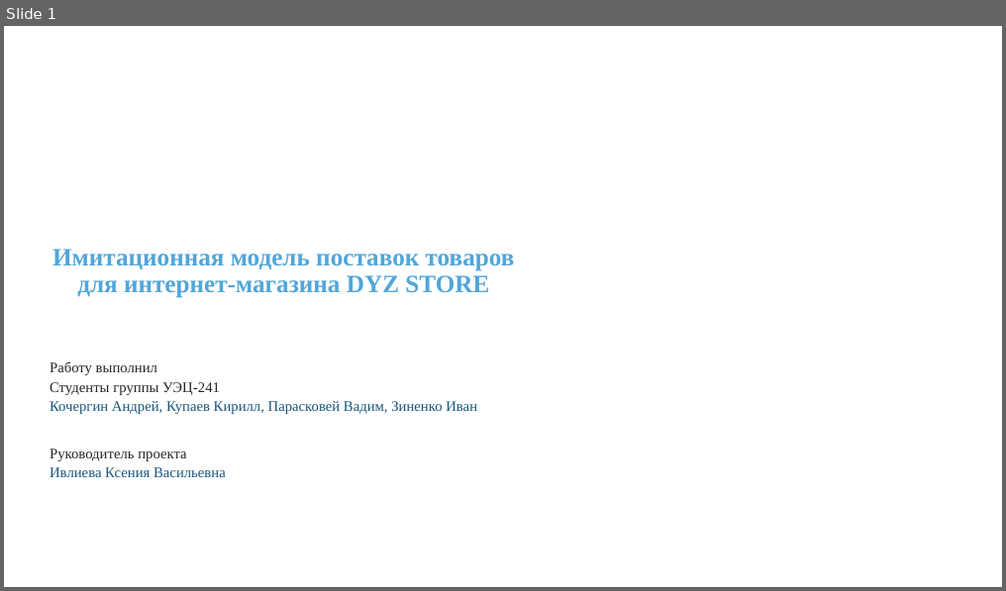
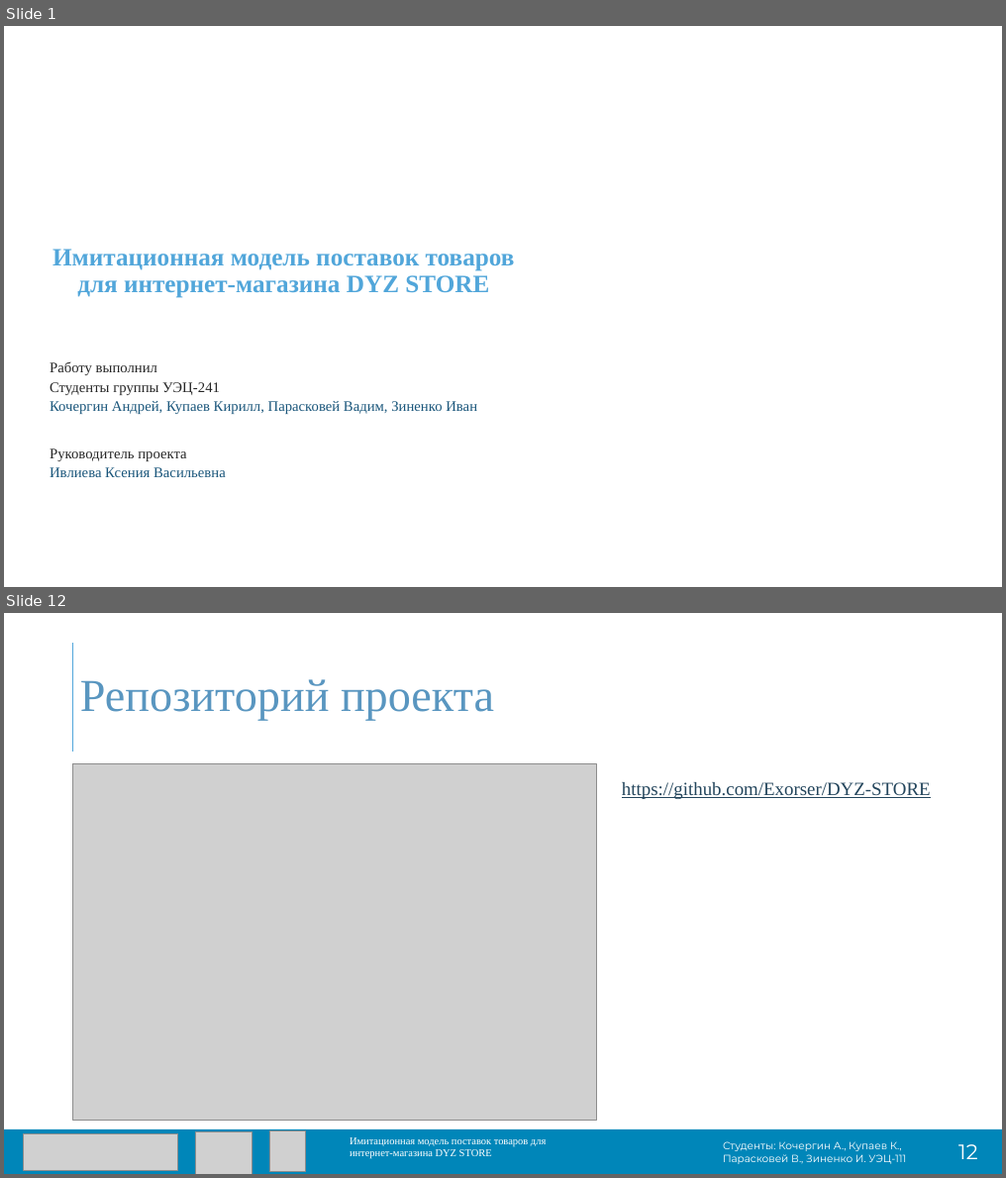
Before and after one commit to Exorser/DYZ-STORE, a slide deck: Postavki (1).pptx. Shown one above the other, each under a label of ours: slide 1 before the commit, slides 1 and 12 after it; the slides between them are not shown. The pictures are 1006x591 and 1006x1178 pixels, drawn with LibreOffice and Linux fonts; fonts in the diff are those of the drawing; grey boxes stand for pictures; background and template pictures are left out. Boxes give left, top, right and bottom in pixels: in the first picture for what was removed or moved away, otherwise in the second. Text is boxed around its words. In the diff, an @@ line names an element or a change of style, - is before the commit and + after.

```diff
--- a/Postavki (1).pptx
+++ b/Postavki (1).pptx
@@ slide 12 added at [4,613,1002,1174], background #FFFFFF @@
@@ line added from (73, 643) to (73, 752), #51A6DB 1 pt @@
@@ title added at [80,679,494,721], 44 pt, text #5996C0 @@
+Репозиторий проекта
@@ picture added at [73,764,597,1121] @@
@@ text added at [622,782,931,799], 18 pt, text #23455C, underline @@
+https://github.com/Exorser/DYZ-STORE
@@ rectangle added at [4,1130,1002,1174], fill #0086B9 @@
@@ picture added at [23,1134,177,1170] @@
@@ picture added at [196,1132,252,1174] @@
@@ picture added at [269,1131,305,1172] @@
@@ text added at [350,1138,546,1159], 10 pt, text #FFFFFF @@
+Имитационная модель поставок товаров для интернет-магазина DYZ STORE
@@ text added at [723,1142,906,1164], 10 pt, text #FFFFFF @@
+Студенты: Кочергин А., Купаев К., Парасковей В., Зиненко И. УЭЦ-111
@@ text added at [958,1145,978,1159], 20 pt, text #FFFFFF @@
+12
```
Also in this commit, not shown: 9 slides changed, 2 other slides added.
